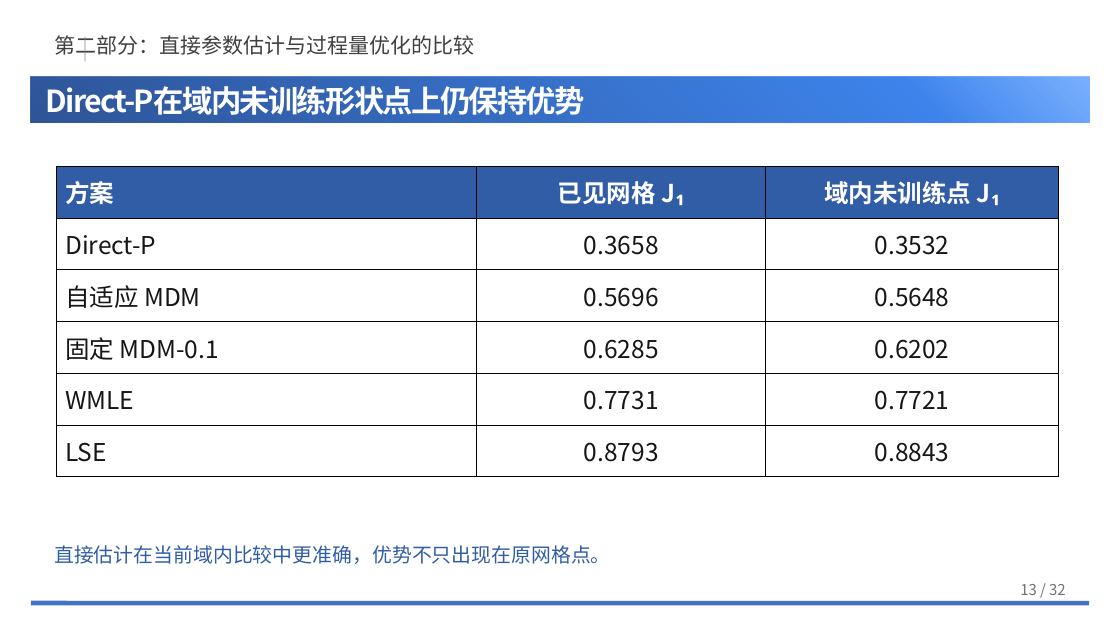
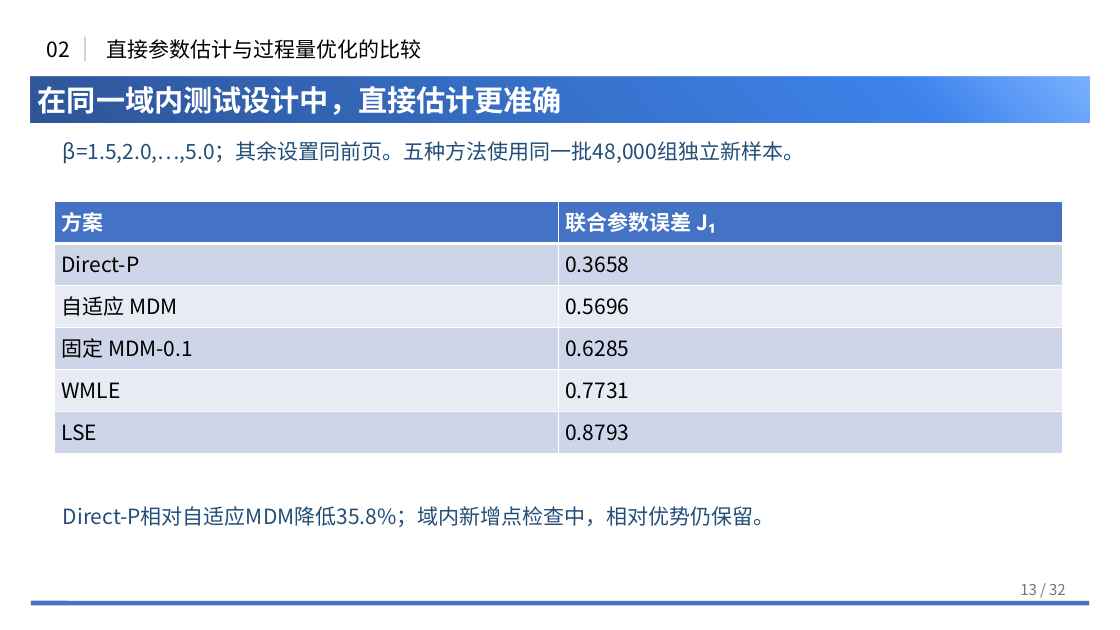
Before and after one commit to NEUwpy/weibull.work, a slide deck: slide 13 of docs/组会汇报/2026-09-三项研究更新汇报/260907组会.pptx. Drawn at 1120x630 pixels with LibreOffice and Linux fonts; fonts in the diff are those of the drawing; background and template pictures are left out. Boxes give left, top, right and bottom in pixels: in the first picture for what was removed or moved away, otherwise in the second. Text is boxed around its words. In the diff, an @@ line names an element or a change of style, - is before the commit and + after.

```diff
--- a/docs/组会汇报/2026-09-三项研究更新汇报/260907组会.pptx
+++ b/docs/组会汇报/2026-09-三项研究更新汇报/260907组会.pptx
@@ text added at box(46, 41, 69, 58), 18 pt, text #000000 @@
+02
@@ text at box(106, 39, 421, 59): text changed; text colour #404040 to #000000 @@
-第二部分：直接参数估计与过程量优化的比较
+直接参数估计与过程量优化的比较
@@ text at box(38, 86, 562, 115): text changed; size 26 to 25 pt @@
-Direct-P在域内未训练形状点上仍保持优势
+在同一域内测试设计中，直接估计更准确
@@ text added at box(63, 141, 804, 164), 18 pt, text #234E78 @@
+β=1.5,2.0,…,5.0；其余设置同前页。五种方法使用同一批48,000组独立新样本。
@@ table at box(55, 202, 1063, 454) @@
-column 2: 已见网格 J₁ | 0.3658 | 0.5696 | 0.6285 | 0.7731 | 0.8793
-column 3: 域内未训练点 J₁ | 0.3532 | 0.5648 | 0.6202 | 0.7721 | 0.8843
+column 2: 联合参数误差 J₁ | 0.3658 | 0.5696 | 0.6285 | 0.7731 | 0.8793
@@ table: place and size @@
-table at box(57, 166, 1060, 477)
+table at box(55, 202, 1063, 454)
@@ text added at box(63, 506, 775, 527), 18 pt, text #234E78 @@
+Direct-P相对自适应MDM降低35.8%；域内新增点检查中，相对优势仍保留。
@@ text removed at box(54, 545, 611, 564) @@
-直接估计在当前域内比较中更准确，优势不只出现在原网格点。
```
Also in this commit, not shown: 27 other slides changed, 3 slides added, 3 slides removed, 4 other files.
